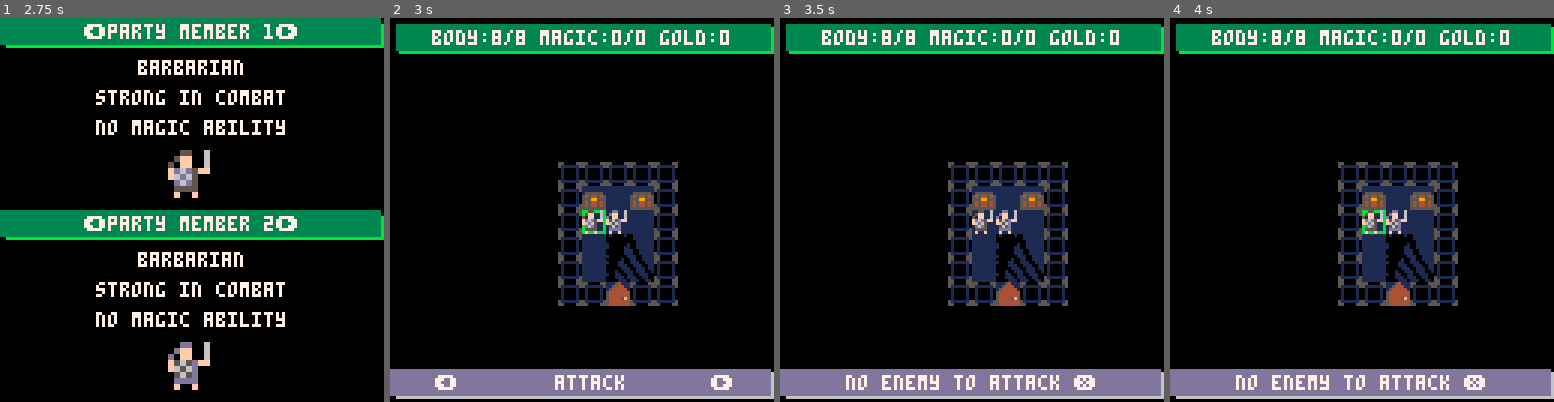
Above: before the commit, frames 1-4 (left to right).
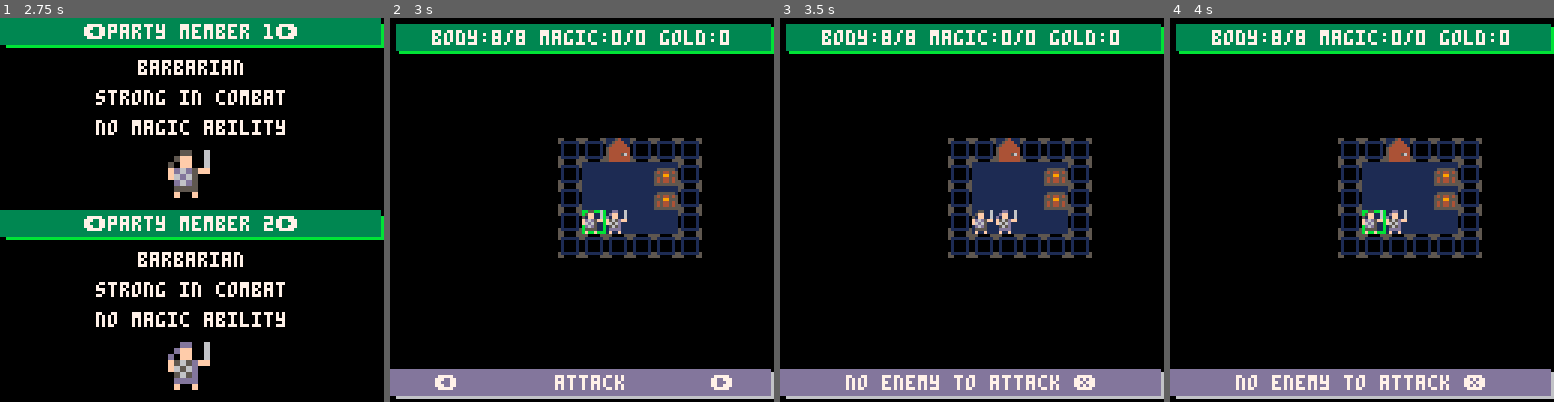
Above: after the commit, the same moments.

Repository: rad-corps/HQuest
Game: PICO-8 cartridge hq.p8
Two runs of this game, one before a commit and one after it. Both use one fixed random seed, a clock stepped at 60 frames per second and the inputs below.
Inputs:
- Up to frame 1 (2.75 s): tap O (Z key) at 0.33, 0.7, 1.43, 2.22 s; tap X (X key) at 1.07, 2.07, 2.4, 2.73 s; hold Left 1.97-2.37 s; hold Down from 2.42 s (still down)
- Up to frame 2 (3 s): release Down at 2.82 s; hold Right from 2.87 s (still down)
- Up to frame 3 (3.5 s): keep holding Right; tap X (X key) at 3.07, 3.4 s; tap O (Z key) at 3.1 s
- Up to frame 4 (4 s): release Right at 3.53 s; hold Up from 3.58 s (still down); tap X (X key) at 3.73 s; tap O (Z key) at 3.98 s

Frame 1 is identical in both runs. In frame 2, 7.5% of the frame differs, in the area x 43-82%, y 31-75%; in frame 3, 7.5%; in frame 4, 7.5%.

Commit message:
1st level redesigned

Diff:
--- a/hq.p8
+++ b/hq.p8
@@ -5,65 +5,109 @@
 function get_mission(num)
 	local l_mission = {}
 	if num == 2 then
-		printh("not implemented")
+		l_mission = {
+			intro_text = "welcome to the dungeon",
+			complete_text = "proceed to the 3rd level",
+			starting_point = {2,4},
+			door_locations =
+				[[3,1|
+				8,1|
+				11,3|
+				11,6|
+				9,11|
+				4,11|
+				3,13|
+				7,13|
+				9,13|
+				13,12|]],
+			--x,y,type
+			enemies =
+				[[7,4,3|
+				7,7,3|
+				7,9,3|
+				2,7,3|
+				2,12,3|
+				6,14,3|
+				7,15,3|
+				10,14,3|]],
+			rocks =
+				[[1,0|
+				15,0|
+				1,12|
+				15,8|
+				15,16|]]
+			,
+			--x,y,type,amount/strength
+			chest_data =
+				[[5, 2, 2, -1|
+				5, 3, 2, -1|
+				14, 6, 1, 50|
+				2, 10, 1, 100|
+				2, 17, 1, 100|
+				3, 17, 3, -1|
+				4, 17, 1, 100|
+				6, 16, 2, -1|
+				7, 16, 1, 150|
+				10, 16, 3, -1|
+				14, 10, 1, 50|
+				15, 10, 1, 50|
+				14, 14, 1, 50|
+				15, 14, 1, 50|]]
+			,
+			end_tile = {17,12}
+		}
 	elseif num == 1 then
 		l_mission = {
-			starting_point = {2,20},
-			door_locations = [[
-				4,5|
-				6,3|
+			intro_text = "welcome to the dungeon",
+			complete_text = "proceed to the 2nd level",
+			starting_point = {2,4},
+			door_locations =
+				[[3,1|
+				8,1|
 				11,3|
+				11,6|
+				9,11|
 				4,11|
-				9,11|
-				1,15|
-				13,17|
-				11,20|
-				3,23|
-				8,23|
-				18,20|
-				20,12|]]
-			,
+				3,13|
+				7,13|
+				9,13|
+				13,12|]],
 			--x,y,type
-			enemies =	[[3,3,2|
-			4,3,2|
-			8,2,3|
-			8,3,6|
-			8,4,3|
-			12,4,2|
-			12,5,6|
-			13,5,2|
-			4,8,1|
-			8,9,1|
-			9,9,1|
-			0,17,1|
-			3,15,1|
-			3,16,4|
-			9,19,4|
-			10,20,4|
-			13,19,1|
-			13,21,1|
-			16,24,4|
-			20,21,4|
-			21,20,4|
-			22,19,3|
-			15,14,3|
-			18,14,3|
-			18,11,3|
-			16,11,8|]],
-			rocks = [[
-				0,1|
-				22,12|
-				16,7|
-				17,7|]]
+			enemies =
+				[[7,4,1|
+				7,7,1|
+				7,7,1|
+				7,9,2|
+				2,7,2|
+				2,12,2|
+				6,14,1|
+				7,15,2|
+				10,14,1|]],
+			rocks =
+				[[1,0|
+				15,0|
+				1,12|
+				15,8|
+				15,16|]]
 			,
 			--x,y,type,amount/strength
-			chest_data = [[
-				2, 19, 3, -1|
-				4, 19, 2, -1|
-				22, 22, 2, -1|
-				21, 22, 2, -1|]]
+			chest_data =
+				[[5, 2, 2, -1|
+				5, 3, 2, -1|
+				14, 6, 1, 50|
+				2, 10, 1, 100|
+				2, 17, 1, 100|
+				3, 17, 3, -1|
+				4, 17, 1, 100|
+				6, 16, 2, -1|
+				7, 16, 1, 150|
+				10, 16, 3, -1|
+				14, 10, 1, 50|
+				15, 10, 1, 50|
+				14, 14, 1, 50|
+				15, 14, 1, 50|]]
 			,
-			end_tile = {3,21}
+			end_tile = {17,12}
 		}
 	end
 	return l_mission
@@ -121,10 +165,10 @@
 	}
 
 	enemy_type = {--name, moves, attack, defence, body, mind (unused), sprite
-	{"goblin",10,2,1,1,1, 16},
+	{"goblin",7,2,1,1,1, 16},
 	{"skeleton",6,2,2,1,0, 17},
 	{"zombie",5,2,3,1,0,18},
-	{"orc",8,3,2,1,2,19},
+	{"orc",8,2,2,2,2,19},
 	{"fimir",6,3,3,2,3,20},
 	{"mummy",4,3,4,2,0,21},
 	{"chaos warrior",7,4,4,3,3,22},
